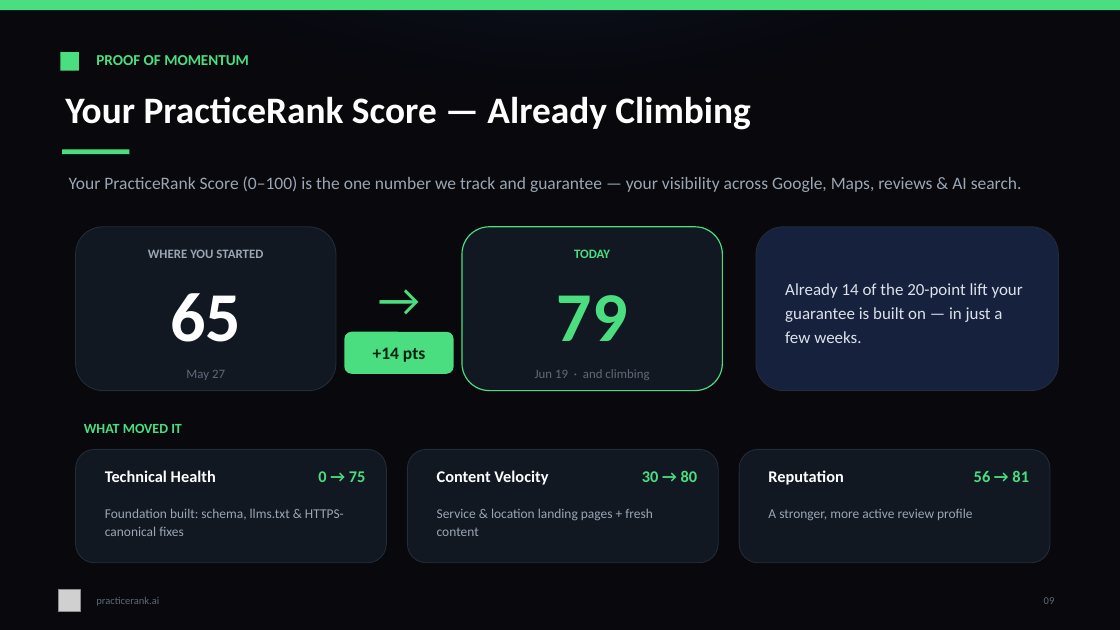
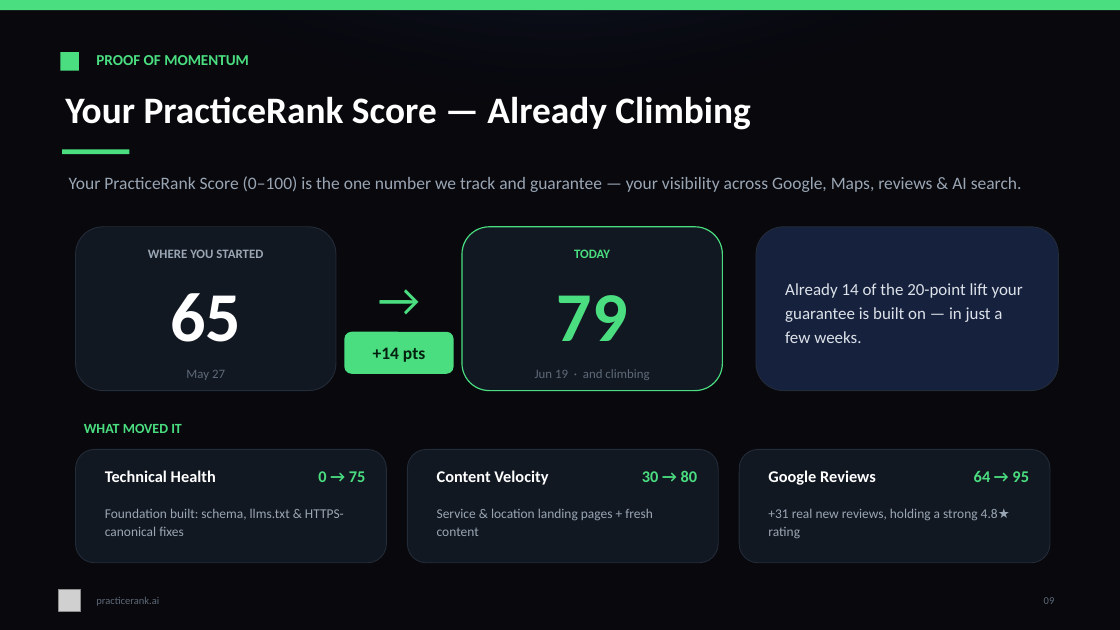
Before and after one commit to sathvik-vadlakunta/inCentivee, a slide deck: slide 9 of deliverables/PracticeRank-SEO-Strategy-Paradigm-Experts.pptx. Drawn at 1120x630 pixels with LibreOffice and Linux fonts; fonts in the diff are those of the drawing; grey boxes stand for pictures. Boxes give left, top, right and bottom in pixels: in the first picture for what was removed or moved away, otherwise in the second. Text is boxed around its words. In the diff, an @@ line names an element or a change of style, - is before the commit and + after.

```diff
--- a/deliverables/PracticeRank-SEO-Strategy-Paradigm-Experts.pptx
+++ b/deliverables/PracticeRank-SEO-Strategy-Paradigm-Experts.pptx
@@ text at box(768, 470, 876, 485): text changed @@
-Reputation
+Google Reviews
@@ text at box(974, 471, 1029, 482): text changed @@
-56 → 81
+64 → 95
@@ text at box(768, 508, 998, 538): text changed @@
-A stronger, more active review profile
++31 real new reviews, holding a strong 4.8★ rating
```
Also in this commit, not shown: 1 slide added, 1 other file.
